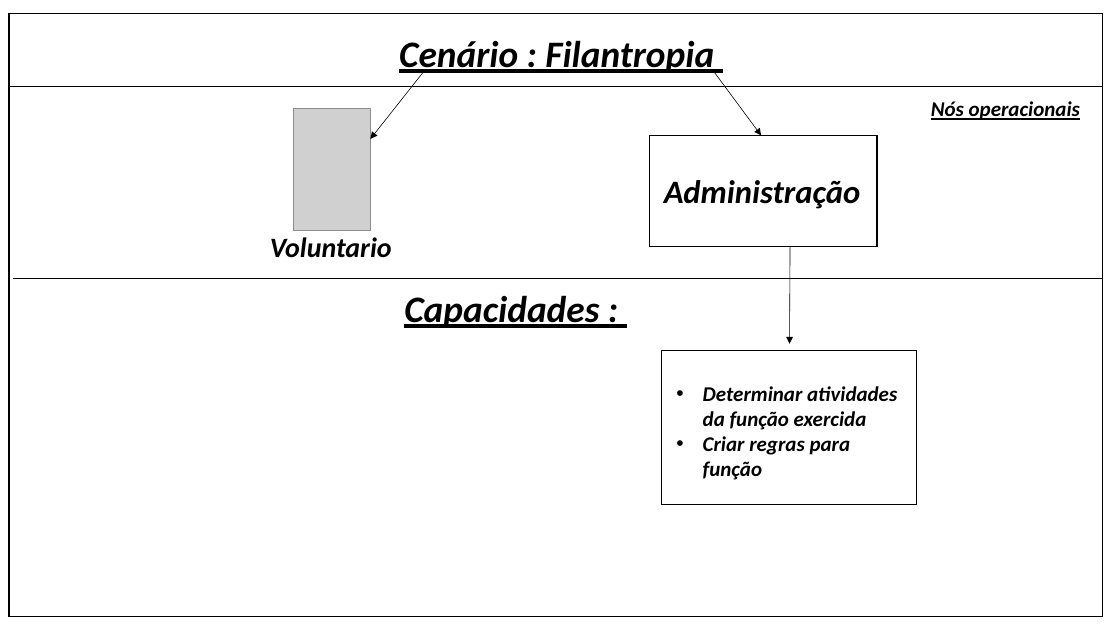
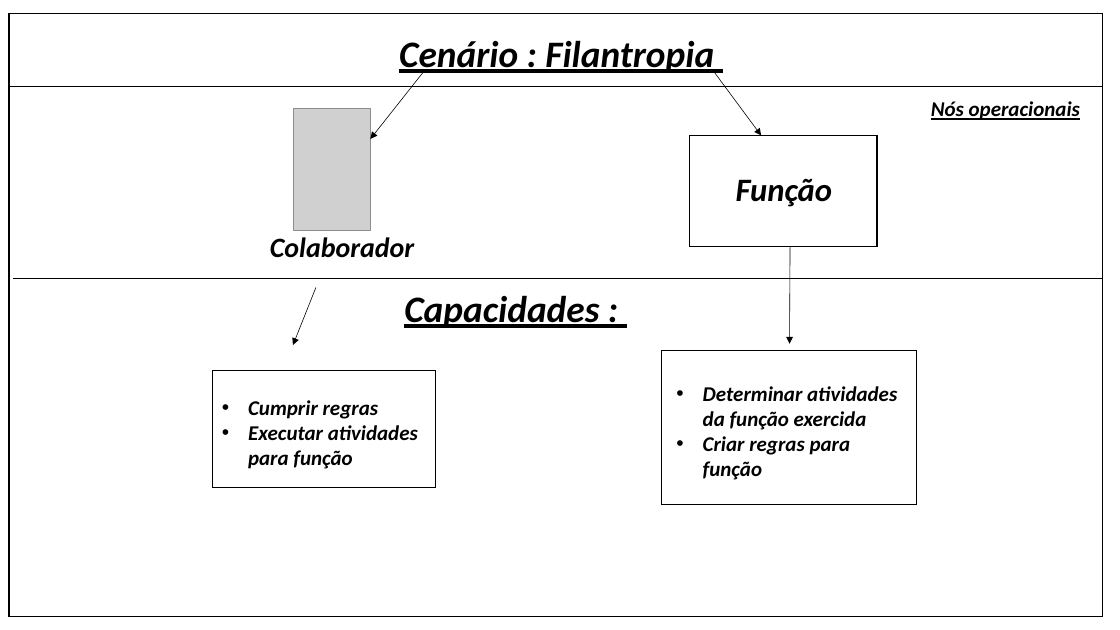
Before and after one commit to Ney-Rocha/OPE-3-semestre, a slide deck: slide 11 of cenario_de_negocio.pptx. Drawn at 1120x630 pixels with LibreOffice and Linux fonts; fonts in the diff are those of the drawing; grey boxes stand for pictures. Boxes give left, top, right and bottom in pixels: in the first picture for what was removed or moved away, otherwise in the second. Text is boxed around its words. In the diff, an @@ line names an element or a change of style, - is before the commit and + after.

```diff
--- a/cenario_de_negocio.pptx
+++ b/cenario_de_negocio.pptx
@@ rectangle: place and size @@
-rectangle at (649,135,877,246)
+rectangle at (690,135,877,246)
@@ text at (736,178,833,207): text changed @@
-Administração
+Função
@@ text at (270,237,414,258): text changed @@
-Voluntario
+Colaborador
@@ arrow added from (316, 287) to (293, 345), #000000 0.5 pt @@
@@ rectangle added at (213,371,435,487), outline #000000 1 pt @@
@@ text added at (248,400,418,469), 18 pt, text #000000, bold, italic @@
+• Cumprir regras
+• Executar atividades para função
```
Also in this commit, not shown: 10 other slides changed.
